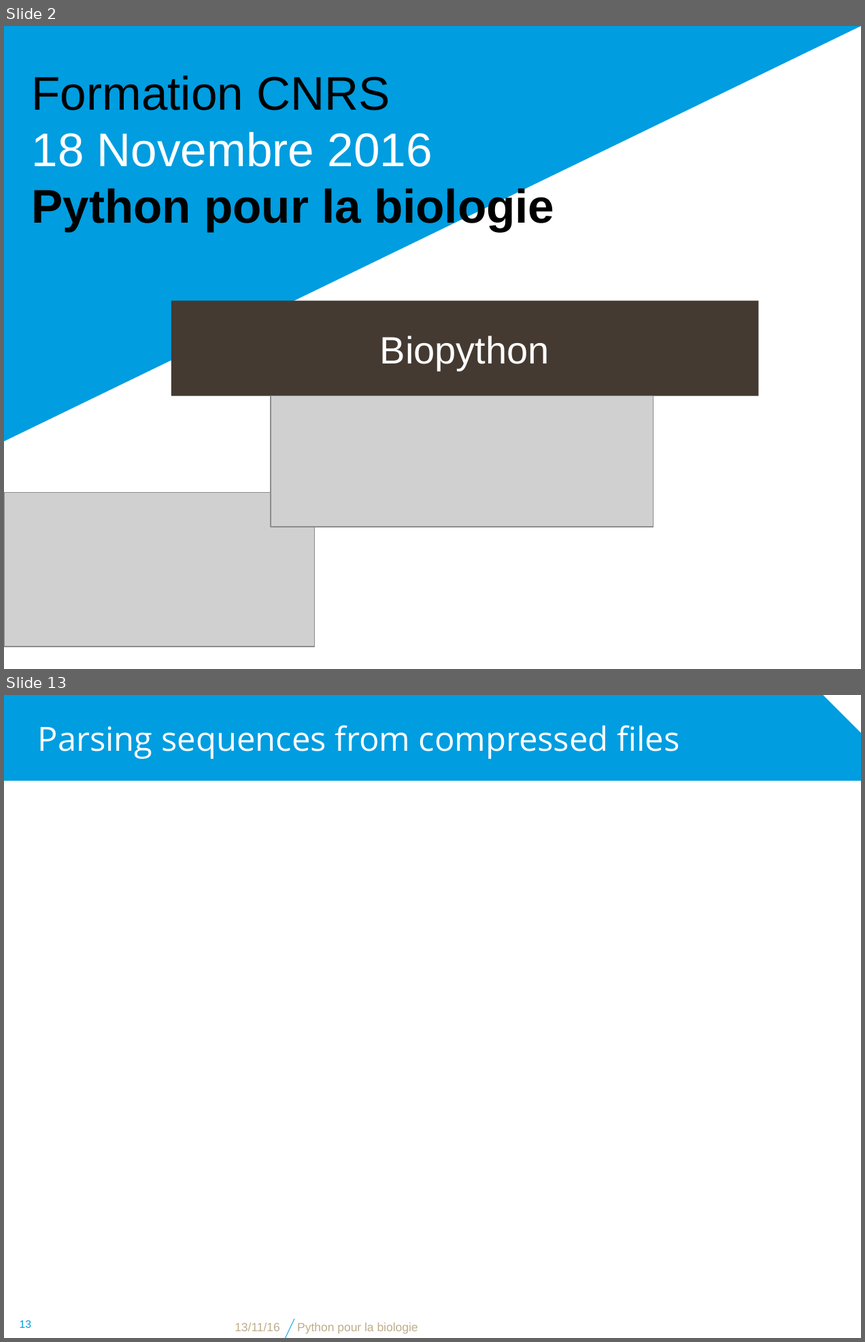
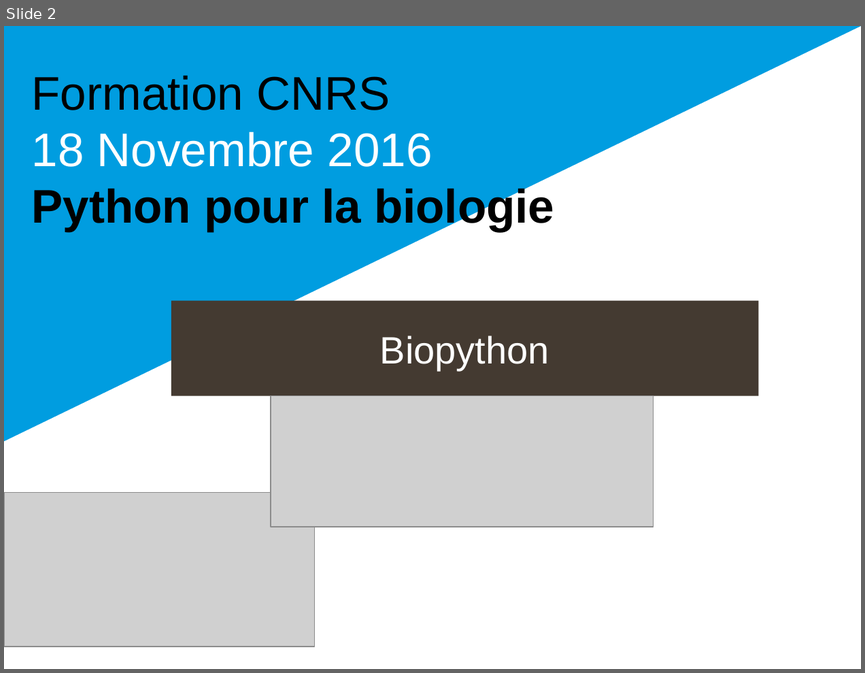
Before and after one commit to bdartigues/python_cnrs_formation, a slide deck: slides/python_biopython_Parsing_Object.pptx. Shown one above the other, each under a label of ours: slides 2 and 13 before the commit, slide 2 after it; the slides between them are not shown. The pictures are 865x1342 and 865x673 pixels, drawn with LibreOffice and Linux fonts; fonts in the diff are those of the drawing; grey boxes stand for pictures; background and template pictures are left out. Boxes give left, top, right and bottom in pixels: in the first picture for what was removed or moved away, otherwise in the second. Text is boxed around its words. In the diff, an @@ line names an element or a change of style, - is before the commit and + after.

```diff
--- a/slides/python_biopython_Parsing_Object.pptx
+++ b/slides/python_biopython_Parsing_Object.pptx
@@ slide 13 removed at bbox=[4, 695, 861, 1338], background #FFFFFF @@
@@ snip rect removed at bbox=[4, 695, 861, 781] @@
@@ title removed at bbox=[38, 725, 679, 759] @@
-Parsing sequences from compressed files
@@ page number removed at bbox=[20, 1320, 32, 1327] @@
-13
@@ text removed at bbox=[235, 1322, 280, 1331] @@
-13/11/16
@@ line removed from (285, 1338) to (294, 1319) @@
@@ text removed at bbox=[297, 1322, 418, 1334] @@
-Python pour la biologie
```
Also in this commit, not shown: 18 slides changed, 12 other slides removed, 1 other file.
